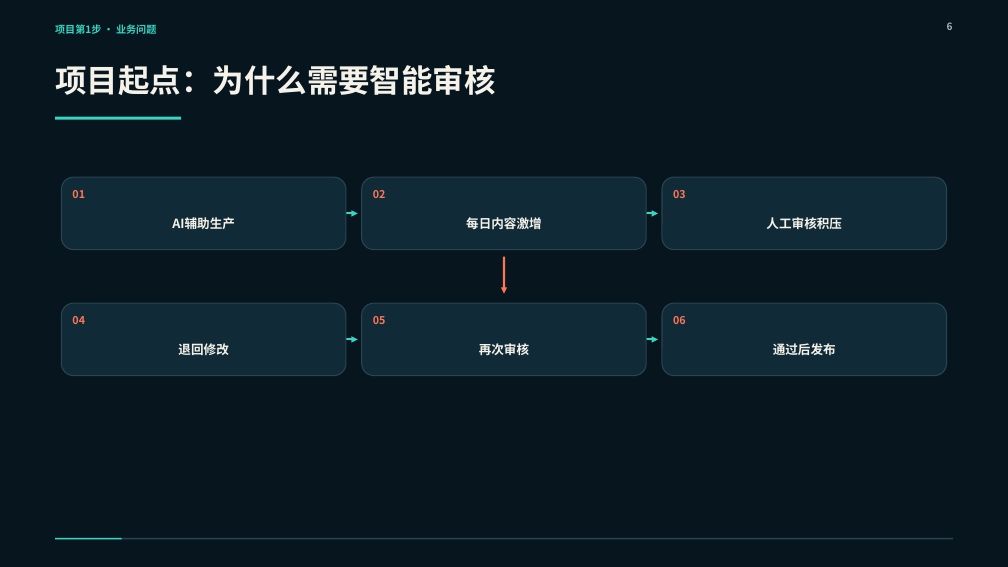
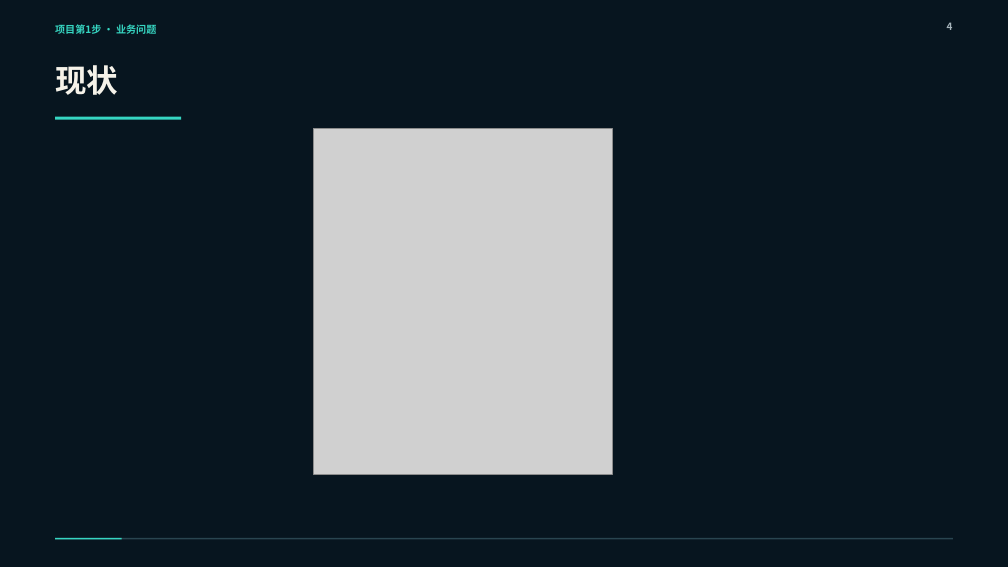
Before and after one commit to zhangkai2237/AI-Course, a slide deck: slide 4 of 课程生产/第一阶段/第10课_AI产品方案与PRD设计实战_重做工作区/第10课_正式PPT_教学主线修订版.pptx (slide 6 before the commit). Drawn at 1008x567 pixels with LibreOffice and Linux fonts; fonts in the diff are those of the drawing; grey boxes stand for pictures. Boxes give left, top, right and bottom in pixels: in the first picture for what was removed or moved away, otherwise in the second. Text is boxed around its words. In the diff, an @@ line names an element or a change of style, - is before the commit and + after.

```diff
--- a/课程生产/第一阶段/第10课_AI产品方案与PRD设计实战_重做工作区/第10课_正式PPT_教学主线修订版.pptx
+++ b/课程生产/第一阶段/第10课_AI产品方案与PRD设计实战_重做工作区/第10课_正式PPT_教学主线修订版.pptx
@@ page number at (947,22,953,30): text changed @@
-6
+4
@@ text at (55,65,118,95): text changed @@
-项目起点：为什么需要智能审核
+现状
@@ picture added at (313,129,613,474) @@
@@ rounded rectangle removed at (61,177,346,250) @@
@@ rounded rectangle removed at (361,177,646,250) @@
@@ rounded rectangle removed at (662,177,947,250) @@
@@ text removed at (72,190,85,198) @@
-01
@@ text removed at (373,190,386,198) @@
-02
@@ text removed at (673,190,686,198) @@
-03
@@ text removed at (172,217,235,229) @@
-AI辅助生产
@@ arrow removed from (346, 213) to (358, 213) @@
@@ text removed at (466,217,542,229) @@
-每日内容激增
@@ arrow removed from (647, 213) to (658, 213) @@
@@ text removed at (766,217,842,229) @@
-人工审核积压
@@ arrow removed from (504, 257) to (504, 294) @@
@@ rounded rectangle removed at (61,303,346,376) @@
@@ text removed at (72,316,85,324) @@
-04
@@ rounded rectangle removed at (361,303,646,376) @@
@@ text removed at (373,316,386,324) @@
-05
@@ rounded rectangle removed at (662,303,947,376) @@
@@ text removed at (673,316,686,324) @@
-06
@@ text removed at (178,343,228,355) @@
-退回修改
@@ arrow removed from (346, 340) to (358, 340) @@
@@ text removed at (479,343,529,355) @@
-再次审核
@@ arrow removed from (647, 340) to (658, 340) @@
@@ text removed at (773,343,836,355) @@
-通过后发布
```
Also in this commit, not shown: 8 other slides changed, 15 slides removed, 3 other files.
